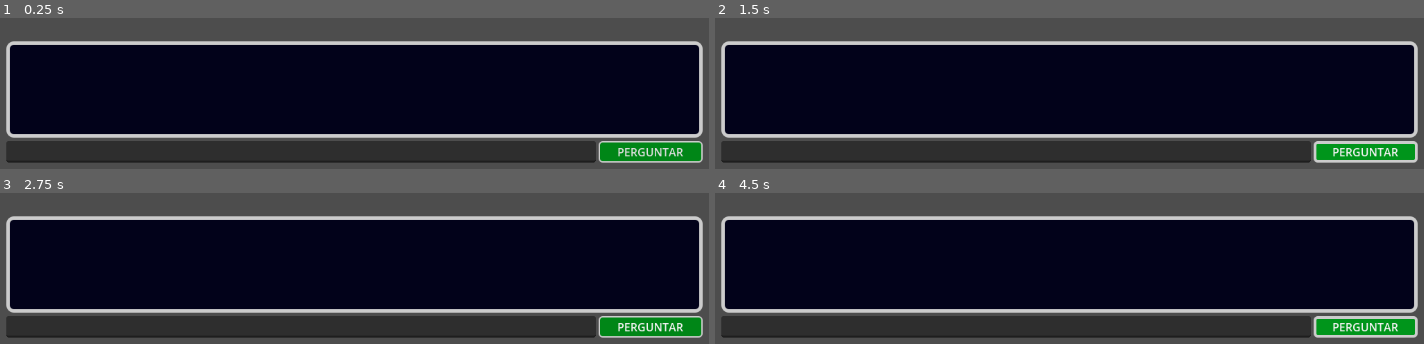
Above: before the commit, frames 1-4 (two rows, left to right).
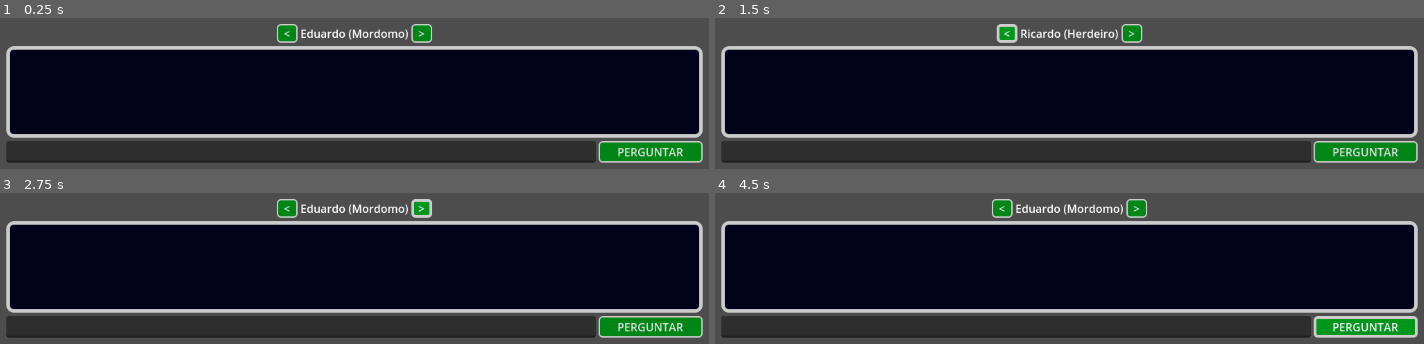
Above: after the commit, the same moments.

Repository: Cafeko/CIN0055-TMI_projeto_individual
Game: Godot game, scene res://Scenes/main.tscn
Same seed, same stepped clock (60 frames per second), same inputs: the game is played once before the commit and once after it.
Inputs (mouse positions are in pixels of both pictures, inside the frame that each line leads up to):
- Up to frame 1 (0.25 s): no input
- Up to frame 2 (1.5 s): click "PERGUNTAR" at 0.5 s; click "PERGUNTAR" (after the commit: "<") at 1.25 s
- Up to frame 3 (2.75 s): click (418, 208) at 2 s, where only the run after the commit has a clickable ">"
- Up to frame 4 (4.5 s): click "PERGUNTAR" (after the commit: "<") at 2.75 s; click (1133, 208) at 3.5 s, where only the run after the commit has a clickable ">"; click "PERGUNTAR" at 4.25 s

The runs differ from the first frame. In frame 1, 6.9% of the frame differs, in the area x 0-100%, y 3-24%; in frame 2, 7.3%, in the area x 0-100%, y 3-95%; in frame 3, 7.0%; in frame 4, 6.9%.

Commit message:
Suspeitos_List, Controles e botões de seleção
Lista de suspeitos serve para guardar e selecionar qual suspeito está sendo interrogado no momento, Dialog_Box passou a ser Controles, que agora tem botões para trocar o suspeito.

Diff:
--- a/dialogo-npc-inteligente/Assets/dialog_box.gd
+++ b/dialogo-npc-inteligente/Assets/controles.gd
@@ -3,6 +3,7 @@
 
 @export var npc_dialog_text_box : RichTextLabel
 @export var player_message : LineEdit
+@export var npc_name_box : Label
 
 var current_npc : NPC_Inteligente
 
@@ -14,6 +15,7 @@
 # Muda o NPC_Inteligente que vai receber as mensagens enviadas.
 func connect_npc(npc):
 	current_npc = npc
+	npc_name_box.text = current_npc.suspeito_data["nome"]
 
 # Atualiza caixa de texto do npc com o texto recebido.
 func _update_npc_dialog(text:String):
@@ -27,4 +29,10 @@
 		player_message.text = ""
 	else:
 		print("Mensagem não pode ser vazia")
+
+func _select_previous_suspect():
+	Global.suspect_list_preious.emit()
+
+func _select_next_suspect() -> void:
+	Global.suspect_list_next.emit()
 # ------------------------------------------------------------------------------------------------ #
--- /dev/null
+++ b/dialogo-npc-inteligente/Assets/controles.tscn
@@ -0,0 +1,112 @@
+[gd_scene load_steps=10 format=3 uid="uid://b3v4xtchtnnh"]
+
+[ext_resource type="Script" uid="uid://digsvgm0jw4yr" path="res://Assets/controles.gd" id="1_cg2eo"]
+[ext_resource type="StyleBox" uid="uid://c7380cfd57k0i" path="res://Styles/dialog_box_button_normal.tres" id="2_rdw6q"]
+[ext_resource type="StyleBox" uid="uid://cm7t52cnp4rl7" path="res://Styles/dialog_box_button_pressed.tres" id="3_lmi18"]
+[ext_resource type="StyleBox" uid="uid://b38kmepb46763" path="res://Styles/dialog_box_button_hover.tres" id="4_55arv"]
+
+[sub_resource type="StyleBoxEmpty" id="StyleBoxEmpty_qwf3l"]
+
+[sub_resource type="StyleBoxEmpty" id="StyleBoxEmpty_w4itc"]
+
+[sub_resource type="StyleBoxFlat" id="StyleBoxFlat_earxt"]
+content_margin_left = 20.0
+content_margin_top = 15.0
+content_margin_right = 20.0
+content_margin_bottom = 15.0
+bg_color = Color(0.0090047205, 0.009763091, 0.10369905, 1)
+border_width_left = 5
+border_width_top = 5
+border_width_right = 5
+border_width_bottom = 5
+corner_radius_top_left = 10
+corner_radius_top_right = 10
+corner_radius_bottom_right = 10
+corner_radius_bottom_left = 10
+
+[sub_resource type="StyleBoxEmpty" id="StyleBoxEmpty_cg2eo"]
+
+[sub_resource type="StyleBoxEmpty" id="StyleBoxEmpty_coq2e"]
+
+[node name="Controles" type="Control" node_paths=PackedStringArray("npc_dialog_text_box", "player_message", "npc_name_box")]
+layout_mode = 3
+anchors_preset = 15
+anchor_right = 1.0
+anchor_bottom = 1.0
+grow_horizontal = 2
+grow_vertical = 2
+script = ExtResource("1_cg2eo")
+npc_dialog_text_box = NodePath("VBoxContainer/TextBox")
+player_message = NodePath("VBoxContainer/HBoxContainer/LineEdit")
+npc_name_box = NodePath("VBoxContainer/HBoxContainer2/Nome")
+
+[node name="VBoxContainer" type="VBoxContainer" parent="."]
+custom_minimum_size = Vector2(1000, 200)
+layout_mode = 1
+anchors_preset = 7
+anchor_left = 0.5
+anchor_top = 1.0
+anchor_right = 0.5
+anchor_bottom = 1.0
+offset_left = -502.0
+offset_top = -180.0
+offset_right = 502.0
+offset_bottom = -15.0
+grow_horizontal = 2
+grow_vertical = 0
+theme_override_constants/separation = 5
+
+[node name="HBoxContainer2" type="HBoxContainer" parent="VBoxContainer"]
+layout_mode = 2
+alignment = 1
+
+[node name="Button" type="Button" parent="VBoxContainer/HBoxContainer2"]
+custom_minimum_size = Vector2(30, 20)
+layout_mode = 2
+theme_override_styles/normal = ExtResource("2_rdw6q")
+theme_override_styles/pressed = ExtResource("3_lmi18")
+theme_override_styles/hover = ExtResource("4_55arv")
+theme_override_styles/disabled = SubResource("StyleBoxEmpty_qwf3l")
+theme_override_styles/focus = SubResource("StyleBoxEmpty_w4itc")
+text = "<"
+
+[node name="Nome" type="Label" parent="VBoxContainer/HBoxContainer2"]
+layout_mode = 2
+
+[node name="Button2" type="Button" parent="VBoxContainer/HBoxContainer2"]
+custom_minimum_size = Vector2(30, 20)
+layout_mode = 2
+theme_override_styles/normal = ExtResource("2_rdw6q")
+theme_override_styles/pressed = ExtResource("3_lmi18")
+theme_override_styles/hover = ExtResource("4_55arv")
+theme_override_styles/disabled = SubResource("StyleBoxEmpty_qwf3l")
+theme_override_styles/focus = SubResource("StyleBoxEmpty_w4itc")
+text = ">"
+
+[node name="TextBox" type="RichTextLabel" parent="VBoxContainer"]
+layout_mode = 2
+size_flags_vertical = 3
+theme_override_styles/normal = SubResource("StyleBoxFlat_earxt")
+
+[node name="HBoxContainer" type="HBoxContainer" parent="VBoxContainer"]
+layout_mode = 2
+size_flags_horizontal = 4
+
+[node name="LineEdit" type="LineEdit" parent="VBoxContainer/HBoxContainer"]
+custom_minimum_size = Vector2(850, 0)
+layout_mode = 2
+size_flags_horizontal = 3
+
+[node name="Button" type="Button" parent="VBoxContainer/HBoxContainer"]
+custom_minimum_size = Vector2(150, 0)
+layout_mode = 2
+theme_override_styles/normal = ExtResource("2_rdw6q")
+theme_override_styles/pressed = ExtResource("3_lmi18")
+theme_override_styles/hover = ExtResource("4_55arv")
+theme_override_styles/disabled = SubResource("StyleBoxEmpty_cg2eo")
+theme_override_styles/focus = SubResource("StyleBoxEmpty_coq2e")
+text = "PERGUNTAR"
+
+[connection signal="pressed" from="VBoxContainer/HBoxContainer2/Button" to="." method="_select_previous_suspect"]
+[connection signal="pressed" from="VBoxContainer/HBoxContainer2/Button2" to="." method="_select_next_suspect"]
+[connection signal="pressed" from="VBoxContainer/HBoxContainer/Button" to="." method="_on_button_pressed"]
--- a/dialogo-npc-inteligente/Assets/criador_de_casos.gd
+++ b/dialogo-npc-inteligente/Assets/criador_de_casos.gd
@@ -1,6 +1,6 @@
 extends Node
 
-signal all_ready
+#signal all_ready
 
 @export var caso_path : String
 @export var suspeitos_list : Suspeitos_List
@@ -11,7 +11,7 @@
 func _ready():
 	load_caso()
 	cria_suspeitos()
-	all_ready.emit()
+	#all_ready.emit()
 
 # Carrega informações do arquivo com os dados do caso e dos suspeitos.
 func load_caso():
@@ -22,8 +22,9 @@
 	dados_suspeitos = dados["suspeitos"]
 
 
-# Cria os suspeitos que serão interrogados
+# Cria os suspeitos que serão interrogados e adiciona eles a lista de suspeitos.
 func cria_suspeitos():
 	for sus_data in dados_suspeitos:
 		var novo_suspeito = Suspeito.new(dados_caso, sus_data)
 		suspeitos_list.add_Suspeitos(novo_suspeito)
+	suspeitos_list.select_suspeito(0)
--- a/dialogo-npc-inteligente/Assets/dialog_box.tscn
+++ /dev/null
@@ -1,108 +0,0 @@
-[gd_scene load_steps=8 format=3 uid="uid://b3v4xtchtnnh"]
-
-[ext_resource type="Script" uid="uid://digsvgm0jw4yr" path="res://Assets/dialog_box.gd" id="1_cg2eo"]
-
-[sub_resource type="StyleBoxFlat" id="StyleBoxFlat_earxt"]
-content_margin_left = 20.0
-content_margin_top = 15.0
-content_margin_right = 20.0
-content_margin_bottom = 15.0
-bg_color = Color(0.0090047205, 0.009763091, 0.10369905, 1)
-border_width_left = 5
-border_width_top = 5
-border_width_right = 5
-border_width_bottom = 5
-corner_radius_top_left = 10
-corner_radius_top_right = 10
-corner_radius_bottom_right = 10
-corner_radius_bottom_left = 10
-
-[sub_resource type="StyleBoxFlat" id="StyleBoxFlat_cg2eo"]
-bg_color = Color(0, 0.52709246, 0.09168307, 1)
-border_width_left = 2
-border_width_top = 2
-border_width_right = 2
-border_width_bottom = 2
-corner_radius_top_left = 5
-corner_radius_top_right = 5
-corner_radius_bottom_right = 5
-corner_radius_bottom_left = 5
-
-[sub_resource type="StyleBoxFlat" id="StyleBoxFlat_coq2e"]
-bg_color = Color(6.3773246e-07, 0.35361147, 0.047826707, 1)
-border_width_left = 4
-border_width_top = 4
-border_width_right = 4
-border_width_bottom = 4
-corner_radius_top_left = 5
-corner_radius_top_right = 5
-corner_radius_bottom_right = 5
-corner_radius_bottom_left = 5
-
-[sub_resource type="StyleBoxFlat" id="StyleBoxFlat_ar611"]
-bg_color = Color(0, 0.58269525, 0.10450628, 1)
-border_width_left = 4
-border_width_top = 4
-border_width_right = 4
-border_width_bottom = 4
-corner_radius_top_left = 5
-corner_radius_top_right = 5
-corner_radius_bottom_right = 5
-corner_radius_bottom_left = 5
-
-[sub_resource type="StyleBoxEmpty" id="StyleBoxEmpty_cg2eo"]
-
-[sub_resource type="StyleBoxEmpty" id="StyleBoxEmpty_coq2e"]
-
-[node name="Dialog_Box" type="Control" node_paths=PackedStringArray("npc_dialog_text_box", "player_message")]
-layout_mode = 3
-anchors_preset = 15
-anchor_right = 1.0
-anchor_bottom = 1.0
-grow_horizontal = 2
-grow_vertical = 2
-script = ExtResource("1_cg2eo")
-npc_dialog_text_box = NodePath("VBoxContainer/TextBox")
-player_message = NodePath("VBoxContainer/HBoxContainer/LineEdit")
-
-[node name="VBoxContainer" type="VBoxContainer" parent="."]
-custom_minimum_size = Vector2(1000, 175)
-layout_mode = 1
-anchors_preset = 7
-anchor_left = 0.5
-anchor_top = 1.0
-anchor_right = 0.5
-anchor_bottom = 1.0
-offset_left = -502.0
-offset_top = -180.0
-offset_right = 502.0
-offset_bottom = -15.0
-grow_horizontal = 2
-grow_vertical = 0
-theme_override_constants/separation = 5
-
-[node name="TextBox" type="RichTextLabel" parent="VBoxContainer"]
-layout_mode = 2
-size_flags_vertical = 3
-theme_override_styles/normal = SubResource("StyleBoxFlat_earxt")
-
-[node name="HBoxContainer" type="HBoxContainer" parent="VBoxContainer"]
-layout_mode = 2
-size_flags_horizontal = 4
-
-[node name="LineEdit" type="LineEdit" parent="VBoxContainer/HBoxContainer"]
-custom_minimum_size = Vector2(850, 0)
-layout_mode = 2
-size_flags_horizontal = 3
-
-[node name="Button" type="Button" parent="VBoxContainer/HBoxContainer"]
-custom_minimum_size = Vector2(150, 0)
-layout_mode = 2
-theme_override_styles/normal = SubResource("StyleBoxFlat_cg2eo")
-theme_override_styles/pressed = SubResource("StyleBoxFlat_coq2e")
-theme_override_styles/hover = SubResource("StyleBoxFlat_ar611")
-theme_override_styles/disabled = SubResource("StyleBoxEmpty_cg2eo")
-theme_override_styles/focus = SubResource("StyleBoxEmpty_coq2e")
-text = "PERGUNTAR"
-
-[connection signal="pressed" from="VBoxContainer/HBoxContainer/Button" to="." method="_on_button_pressed"]
--- a/dialogo-npc-inteligente/Assets/npc_inteligente.gd
+++ b/dialogo-npc-inteligente/Assets/npc_inteligente.gd
@@ -20,7 +20,6 @@
 func _ready():
 	configura_http()
 	init_message_list()
-	Global.connect_npc_dialog_box.emit(self)
 
 
 # --- Funções de mensagens  ---------------------------------------------------------------------- #
--- /dev/null
+++ b/dialogo-npc-inteligente/Assets/suspeito_seletores.tscn
@@ -0,0 +1,10 @@
+[gd_scene format=3 uid="uid://col5xj0524jr5"]
+
+[node name="Suspeito_Seletores" type="Control"]
+layout_mode = 3
+anchors_preset = 14
+anchor_top = 0.5
+anchor_right = 1.0
+anchor_bottom = 0.5
+grow_horizontal = 2
+grow_vertical = 2
--- a/dialogo-npc-inteligente/Assets/suspeitos_list.gd
+++ b/dialogo-npc-inteligente/Assets/suspeitos_list.gd
@@ -1,8 +1,37 @@
 extends Node2D
 class_name Suspeitos_List
 
+var current_index : int = 0
+
 var suspeitos : Array[Suspeito] = []
+
+func _ready():
+	Global.suspect_list_preious.connect(previous_suspeito)
+	Global.suspect_list_next.connect(next_suspeito)
+
 
 func add_Suspeitos(new_suspeito):
 	add_child(new_suspeito)
 	suspeitos.append(new_suspeito)
+	new_suspeito.visible = false
+
+
+func select_suspeito(index):
+	current_index = index
+	var suspeito = suspeitos[current_index]
+	suspeito.visible = true
+	Global.connect_npc_dialog_box.emit(suspeito)
+
+
+func next_suspeito():
+	var new_index = current_index + 1
+	if new_index >= suspeitos.size():
+		new_index = 0
+	select_suspeito(new_index)
+
+
+func previous_suspeito():
+	var new_index = current_index - 1
+	if new_index < 0:
+		new_index = suspeitos.size() - 1
+	select_suspeito(new_index)
--- a/dialogo-npc-inteligente/Scenes/main.tscn
+++ b/dialogo-npc-inteligente/Scenes/main.tscn
@@ -1,14 +1,17 @@
 [gd_scene load_steps=4 format=3 uid="uid://cyvdrqqwpg6kp"]
 
 [ext_resource type="PackedScene" uid="uid://c0jtl8ce3u17n" path="res://Assets/criador_de_casos.tscn" id="1_8gbba"]
-[ext_resource type="PackedScene" uid="uid://b3v4xtchtnnh" path="res://Assets/dialog_box.tscn" id="1_jjgbg"]
+[ext_resource type="PackedScene" uid="uid://b3v4xtchtnnh" path="res://Assets/controles.tscn" id="1_jjgbg"]
 [ext_resource type="PackedScene" uid="uid://rhp2g7wakgqo" path="res://Assets/suspeitos_list.tscn" id="2_8gbba"]
 
 [node name="Main" type="Node"]
 
+[node name="CanvasLayer" type="CanvasLayer" parent="."]
+
+[node name="Dialog_Box" parent="CanvasLayer" instance=ExtResource("1_jjgbg")]
+
 [node name="Suspeitos_List" parent="." instance=ExtResource("2_8gbba")]
-
-[node name="Dialog_Box" parent="." instance=ExtResource("1_jjgbg")]
+position = Vector2(576, 324)
 
 [node name="Criador_de_casos" parent="." node_paths=PackedStringArray("suspeitos_list") instance=ExtResource("1_8gbba")]
 caso_path = "res://Data/Caso.json"
--- /dev/null
+++ b/dialogo-npc-inteligente/Styles/dialog_box_button_hover.tres
@@ -0,0 +1,12 @@
+[gd_resource type="StyleBoxFlat" format=3 uid="uid://b38kmepb46763"]
+
+[resource]
+bg_color = Color(0, 0.58269525, 0.10450628, 1)
+border_width_left = 4
+border_width_top = 4
+border_width_right = 4
+border_width_bottom = 4
+corner_radius_top_left = 5
+corner_radius_top_right = 5
+corner_radius_bottom_right = 5
+corner_radius_bottom_left = 5
--- /dev/null
+++ b/dialogo-npc-inteligente/Styles/dialog_box_button_normal.tres
@@ -0,0 +1,12 @@
+[gd_resource type="StyleBoxFlat" format=3 uid="uid://c7380cfd57k0i"]
+
+[resource]
+bg_color = Color(0, 0.52709246, 0.09168307, 1)
+border_width_left = 2
+border_width_top = 2
+border_width_right = 2
+border_width_bottom = 2
+corner_radius_top_left = 5
+corner_radius_top_right = 5
+corner_radius_bottom_right = 5
+corner_radius_bottom_left = 5
--- /dev/null
+++ b/dialogo-npc-inteligente/Styles/dialog_box_button_pressed.tres
@@ -0,0 +1,12 @@
+[gd_resource type="StyleBoxFlat" format=3 uid="uid://cm7t52cnp4rl7"]
+
+[resource]
+bg_color = Color(6.3773246e-07, 0.35361147, 0.047826707, 1)
+border_width_left = 4
+border_width_top = 4
+border_width_right = 4
+border_width_bottom = 4
+corner_radius_top_left = 5
+corner_radius_top_right = 5
+corner_radius_bottom_right = 5
+corner_radius_bottom_left = 5
--- a/dialogo-npc-inteligente/global.gd
+++ b/dialogo-npc-inteligente/global.gd
@@ -1,4 +1,10 @@
 extends Node
 
+@warning_ignore("unused_signal")
 signal connect_npc_dialog_box(npc)
+@warning_ignore("unused_signal")
 signal dialog_box_update_text (text)
+@warning_ignore("unused_signal")
+signal suspect_list_preious
+@warning_ignore("unused_signal")
+signal suspect_list_next
Renamed: dialogo-npc-inteligente/Assets/dialog_box.gd.uid -> dialogo-npc-inteligente/Assets/controles.gd.uid
